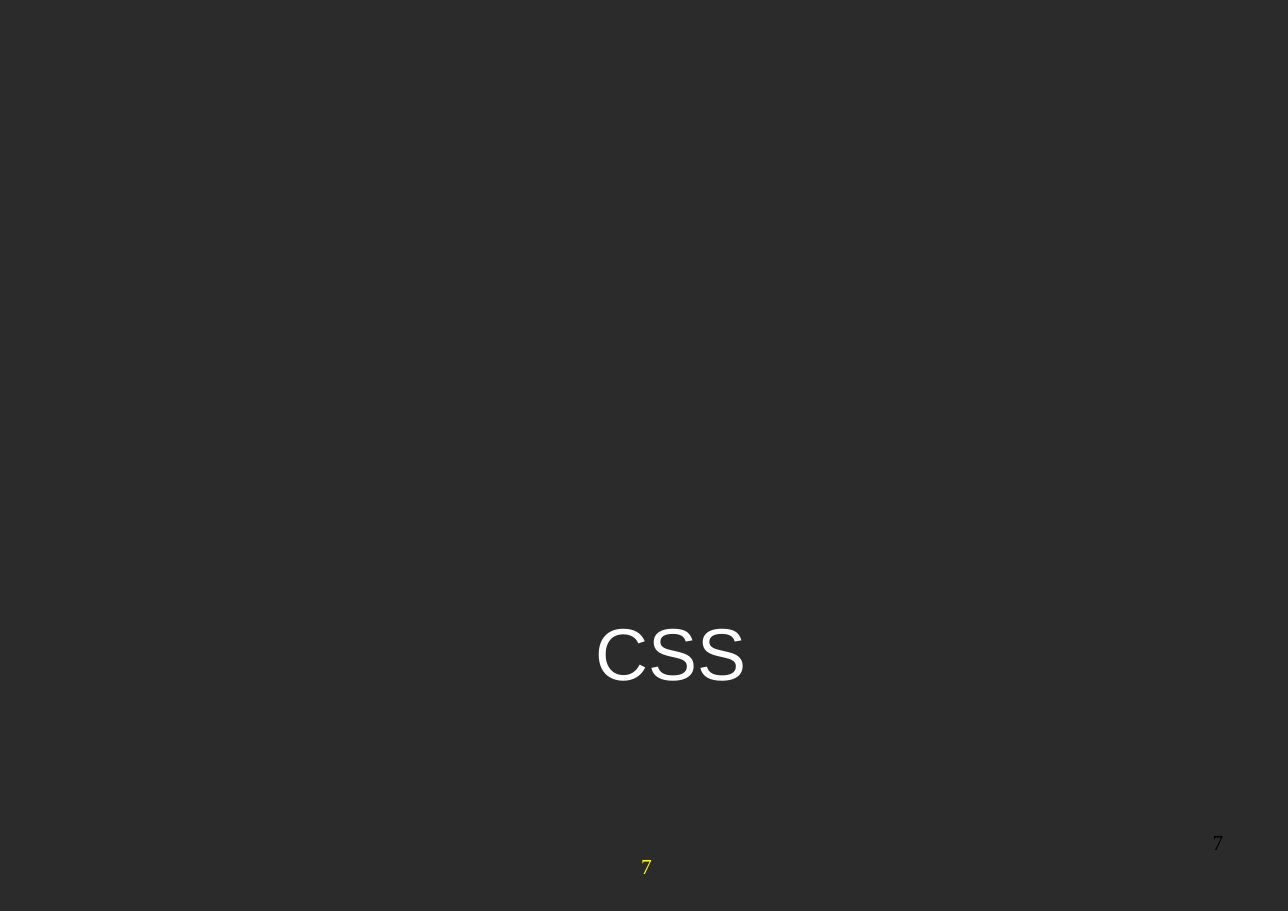
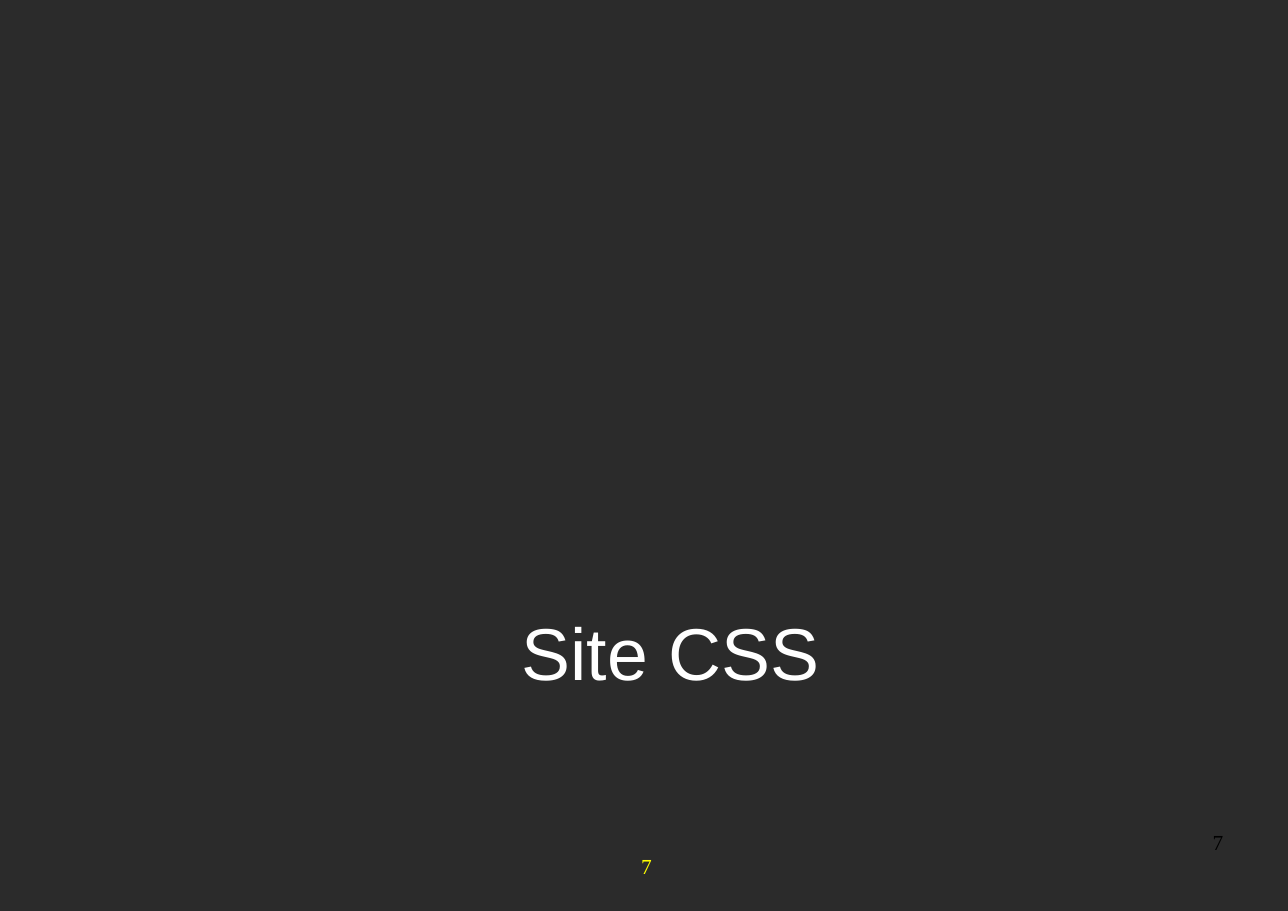
Before and after one commit to anhvurz90/training, a slide deck: slide 7 of slides/exo-fundamentals/en/070-WCM-Lab-XFund-en.ppt. Drawn at 1288x911 pixels with LibreOffice and Linux fonts; fonts in the diff are those of the drawing; background and template pictures are left out; a plain dark background stands for a picture behind light text. Boxes give left, top, right and bottom in pixels: in the first picture for what was removed or moved away, otherwise in the second. Text is boxed around its words. In the diff, an @@ line names an element or a change of style, - is before the commit and + after.

```diff
--- a/slides/exo-fundamentals/en/070-WCM-Lab-XFund-en.ppt
+++ b/slides/exo-fundamentals/en/070-WCM-Lab-XFund-en.ppt
@@ text at box(522, 627, 819, 681): text changed @@
-CSS
+Site CSS
```
Also in this commit, not shown: 8 other slides changed, 4 slides added, 1 slide removed, 1 other file.
